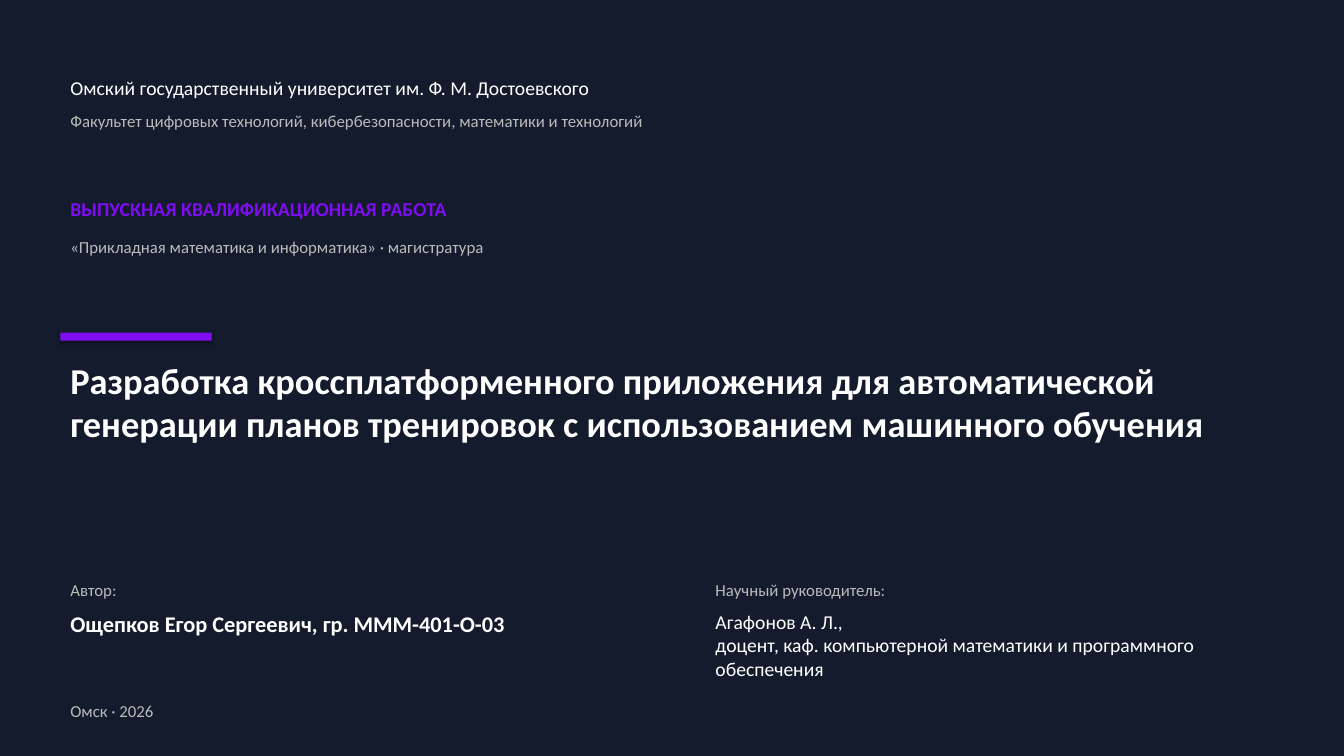
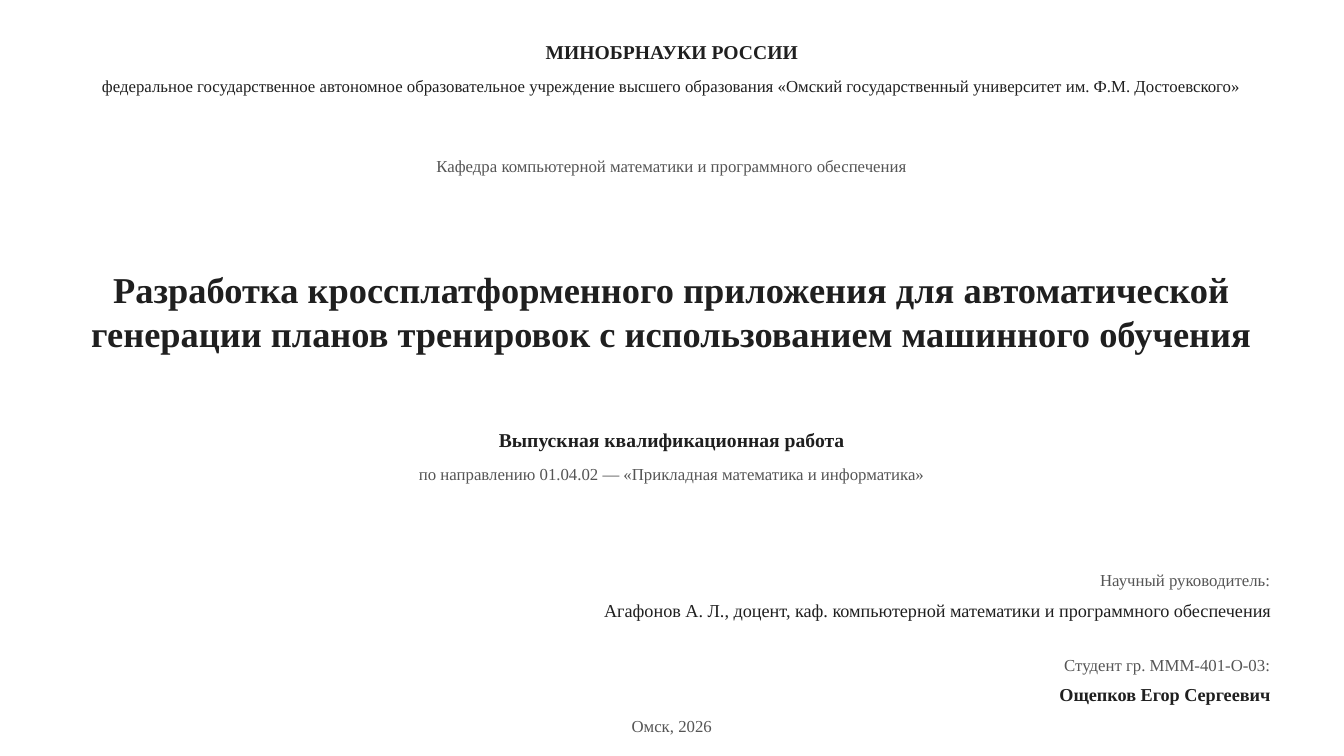
Before and after one commit to geox55/fitness-tracker, a slide deck: slide 1 of docs/thesis/presentation-egor.pptx. Drawn at 1344x756 pixels with LibreOffice and Linux fonts; fonts in the diff are those of the drawing. Boxes give left, top, right and bottom in pixels: in the first picture for what was removed or moved away, otherwise in the second. Text is boxed around its words. In the diff, an @@ line names an element or a change of style, - is before the commit and + after.

```diff
--- a/docs/thesis/presentation-egor.pptx
+++ b/docs/thesis/presentation-egor.pptx
@@ rectangle removed at (0, 0, 1344, 756) @@
@@ text added at (546, 46, 798, 60), 14 pt, text #1F1F1F, bold @@
+МИНОБРНАУКИ РОССИИ
@@ text at (102, 80, 1239, 96): text changed; size 14 to 12 pt; font Calibri to Times New Roman; text colour #FFFFFF to #1F1F1F @@
-Омский государственный университет им. Ф. М. Достоевского
+федеральное государственное автономное образовательное учреждение высшего образования «Омский государственный университет им. Ф.М. Достоевского»
@@ text at (436, 160, 907, 176): text changed; font Calibri to Times New Roman; text colour #BBBBBB to #555555 @@
-Факультет цифровых технологий, кибербезопасности, математики и технологий
+Кафедра компьютерной математики и программного обеспечения
@@ text "Разработка кроссплатформенного приложения для автоматической ...": place and size @@
-text "Разработка кроссплатформенного приложения для автоматической ..." at (70, 369, 1203, 443)
+text "Разработка кроссплатформенного приложения для автоматической ..." at (91, 277, 1251, 354)
@@ text "Разработка кроссплатформенного приложения для автоматической ..." at (91, 277, 1251, 354): font Calibri to Times New Roman, text colour #FFFFFF to #1F1F1F; alignment left to centre @@
@@ rectangle removed at (60, 333, 212, 341) @@
@@ text at (499, 433, 845, 452): text changed; font Calibri to Times New Roman; text colour #7F0DF2 to #1F1F1F @@
-ВЫПУСКНАЯ КВАЛИФИКАЦИОННАЯ РАБОТА
+Выпускная квалификационная работа
@@ text at (419, 468, 924, 484): text changed; font Calibri to Times New Roman; text colour #BBBBBB to #555555 @@
-«Прикладная математика и информатика» · магистратура
+по направлению 01.04.02 — «Прикладная математика и информатика»
@@ text "Научный руководитель:": place and size @@
-text "Научный руководитель:" at (715, 584, 885, 599)
+text "Научный руководитель:" at (1100, 574, 1270, 590)
@@ text "Научный руководитель:" at (1100, 574, 1270, 590): font Calibri to Times New Roman, text colour #BBBBBB to #555555; alignment left to right @@
@@ text removed at (70, 585, 116, 599) @@
-Автор:
@@ text "Агафонов А. Л., доцент, каф. ...": place and size @@
-text "Агафонов А. Л., доцент, каф. ..." at (715, 615, 1194, 676)
+text "Агафонов А. Л., доцент, каф. ..." at (604, 604, 1271, 621)
@@ text "Агафонов А. Л., доцент, каф. ..." at (604, 604, 1271, 621): size 14 to 13 pt, font Calibri to Times New Roman, text colour #FFFFFF to #1F1F1F; alignment left to right @@
@@ text added at (1059, 689, 1270, 705), 13 pt, text #1F1F1F, bold @@
+Ощепков Егор Сергеевич
@@ text at (1064, 660, 1270, 675): text changed; size 16 to 12 pt; font Calibri to Times New Roman; text colour #FFFFFF to #555555; bold off @@
-Ощепков Егор Сергеевич, гр. МММ-401-О-03
+Студент гр. МММ-401-О-03:
@@ text at (632, 721, 712, 735): text changed; font Calibri to Times New Roman; text colour #BBBBBB to #555555 @@
-Омск · 2026
+Омск, 2026
```
Also in this commit, not shown: 13 other slides changed, 14 other files.
